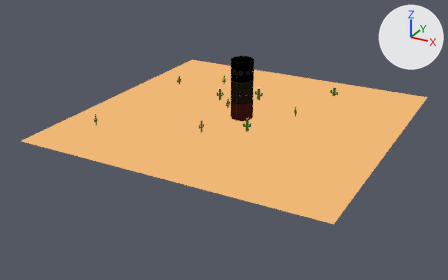
The Blender file assets/tower.blend: old version first, new version second.
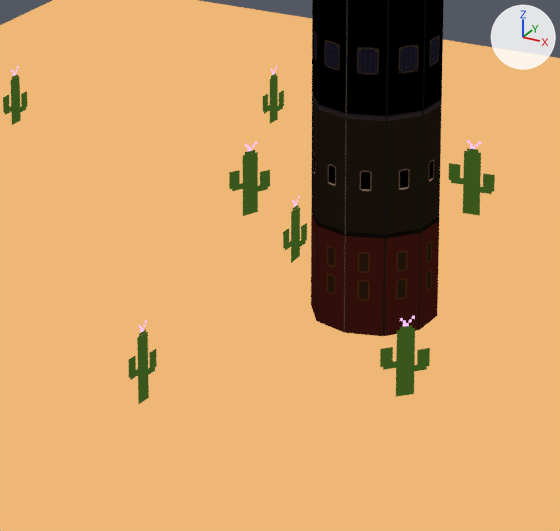
The first picture shows the older version from a camera (50 mm lens) standing at (23.7, -46.3, 18.0) and looking at (-0.6, -2.3, -4.0). The close-ups show the older and then the newer version on the part from 39% to 61% of the width and 22% to 55% of the height of that picture. Only the edits that show in the close-ups are written down. Every picture has the same lights, and +X, +Y and +Z are marked at upper right.

The first close-up shows 'Cactus.001', 'Cactus.002', 'Cactus.003', 'Cactus.004', 'Cactus.005', 'Cactus.006', 'Cactus.009', 'Ground', 'Tower'.
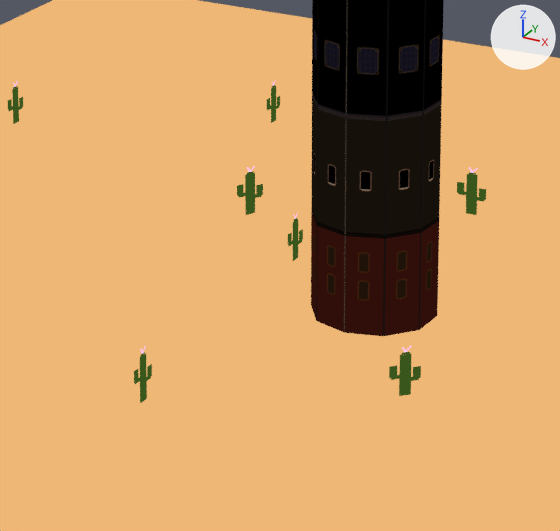
Location of each change, [x1, y1, x2, y2] in pixels of the close-ups (560 x 531 px; the box of a moved part takes in the faces that stretch with it):
'Cactus.006', reshaped, moved: before [380, 316, 430, 397]; after [389, 346, 421, 396]
'Cactus.002', reshaped, moved: before [449, 140, 495, 216]; after [457, 167, 486, 215]
'Cactus.005', reshaped, moved: before [229, 141, 270, 216]; after [237, 166, 263, 215]
'Cactus.004', reshaped, moved: before [128, 320, 157, 405]; after [134, 346, 152, 403]
'Cactus.001', reshaped: before [283, 196, 307, 263]; after [288, 212, 303, 261]
'Cactus.009', reshaped (36% narrower, 25% shorter): before [3, 66, 27, 125]; after [8, 80, 23, 124]
'Cactus.003', reshaped: before [263, 65, 284, 124]; after [267, 80, 280, 123]
part 1 of me_plane_001, moved or reshaped: before [11, 65, 481, 405]; after [12, 80, 478, 403]
part 2 of me_plane_001, moved or reshaped: before [3, 90, 495, 380]; after [8, 96, 486, 384]

Diff of the bpy script that builds the scene:
```diff
--- a/assets/tower.blend.py
+++ b/assets/tower.blend.py
@@ me_plane_001 @@
 # used by ob_cactus_001; location = (-2.03, 1.08, -2.17)
-me_plane_001.from_pydata(...)  # 48 vertices, 12 faces; spans x 0.06..0.068, y -0.451..0.344, z -0.44..0.853
+me_plane_001.from_pydata(...)  # 48 vertices, 12 faces; spans x 0.061..0.067, y -0.304..0.204, z -0.453..0.594
+# me_plane_001 part 1: 32 of 48 vertices moved; they spanned x 0.06..0.068, y -0.194..0.1, z -0.44..0.853 and now span x 0.061..0.067, y -0.139..0.048, z -0.453..0.594; mean shift (0.0, -0.002, -0.212); largest move (0.06, 0.096, 0.853) -> (0.061, 0.046, 0.594)
+# me_plane_001 part 2: all 16 vertices in x 0.066, y -0.451..0.344, z -0.03..0.413 are scaled about their middle by (0.625, 0.639, 0.639), then moved by (0.0, 0.004, -0.02)
 me_plane_001.materials.append(mat_material)
@@ ob_cactus_002 @@
 ob_cactus_002 = bpy.data.objects.new('Cactus.002', me_plane_001)
-ob_cactus_002.location = (-0.32, 4.28, -1.89)
+ob_cactus_002.location = (-0.32, 4.28, -2.1)
 ob_cactus_002.rotation_euler = (0.0, 0.0, -1.431)  # degrees (0, 0, -82)
@@ ob_cactus_004 @@
 ob_cactus_004 = bpy.data.objects.new('Cactus.004', me_plane_001)
-ob_cactus_004.location = (-1.42, -4.72, -2.17)
+ob_cactus_004.location = (-1.42, -4.72, -2.31)
 _m = ob_cactus_004.modifiers.new('Triangulate', 'TRIANGULATE')
@@ ob_cactus_005 @@
 ob_cactus_005 = bpy.data.objects.new('Cactus.005', me_plane_001)
-ob_cactus_005.location = (-3.67, 2.62, -1.97)
+ob_cactus_005.location = (-3.67, 2.62, -2.13)
 ob_cactus_005.rotation_euler = (0.0, 0.0, -0.5)  # degrees (0, 0, -29)
@@ ob_cactus_006 @@
 ob_cactus_006 = bpy.data.objects.new('Cactus.006', me_plane_001)
-ob_cactus_006.location = (1.88, -2.6, -2.19)
+ob_cactus_006.location = (1.88, -2.6, -2.4)
 ob_cactus_006.rotation_euler = (0.0, 0.0, -0.683)  # degrees (0, 0, -39)
```
